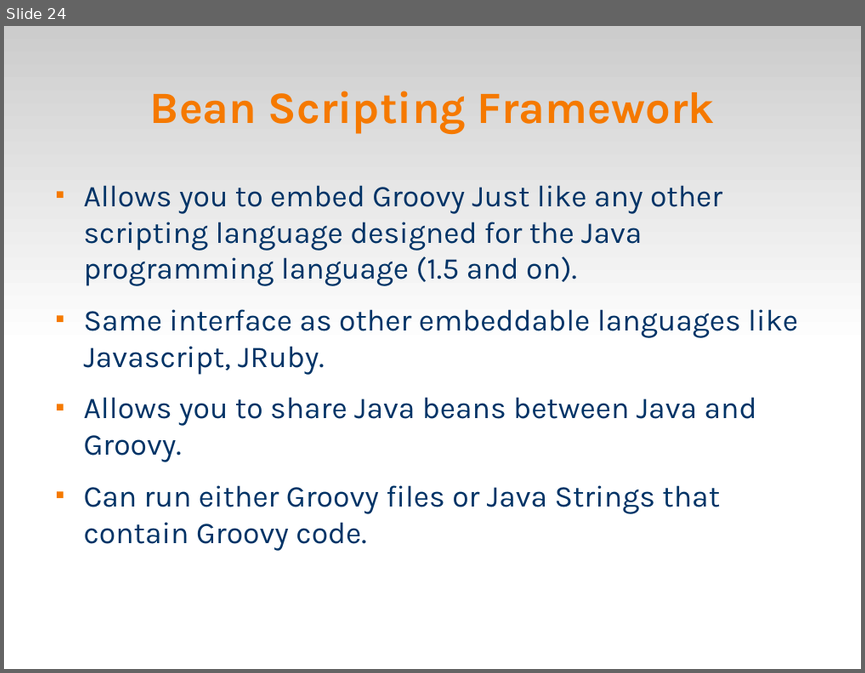
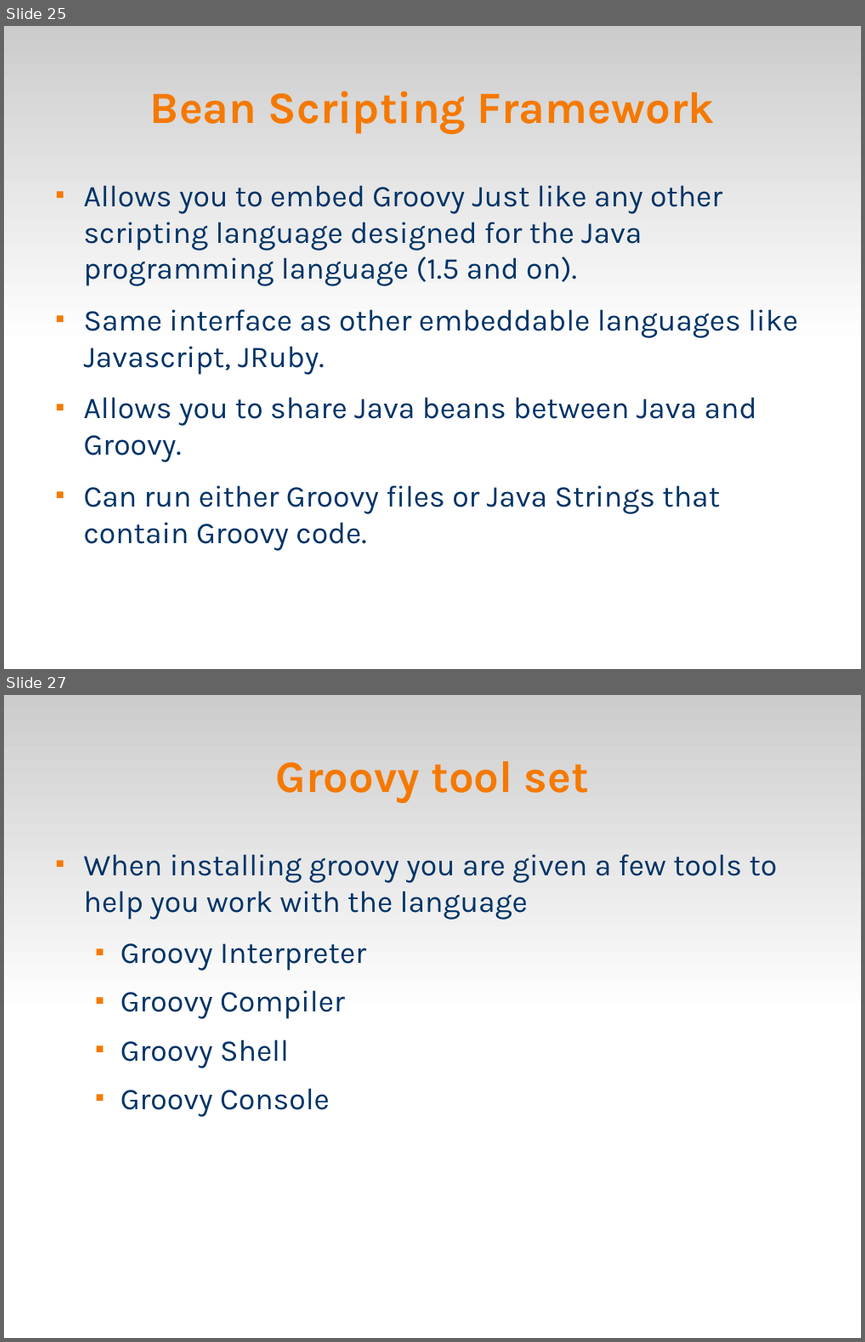
Before and after one commit to veltzer/demos, a slide deck: groovy/groovy.odp. Shown one above the other, each under a label of ours: slide 24 before the commit, slides 25 and 27 after it; the slides between them are not shown. The pictures are 865x673 and 865x1342 pixels, drawn with LibreOffice and Linux fonts; fonts in the diff are those of the drawing. Boxes give left, top, right and bottom in pixels: in the first picture for what was removed or moved away, otherwise in the second. Text is boxed around its words. In the diff, an @@ line names an element or a change of style, - is before the commit and + after.

Commit message:
groovysh examples

```diff
--- a/groovy/groovy.odp
+++ b/groovy/groovy.odp
@@ slide 27 added at bbox=[4, 695, 861, 1338], background #FFFFFF; not listed: 1 template element that a slide beside it also shows @@
@@ title added at bbox=[276, 761, 589, 803], 41.4 pt, text #F57900, bold @@
+Groovy tool set
@@ text added at bbox=[84, 854, 778, 1117], 28 pt, text #003366 @@
+■ When installing groovy you are given a few tools to help you work with the language
+  ■ Groovy Interpreter
+  ■ Groovy Compiler
+  ■ Groovy Shell
+  ■ Groovy Console
@@ what was slide 24 is now slide 25 @@
```
Also in this commit, not shown: 1 slide changed, 6 other slides added, 2 other files.
